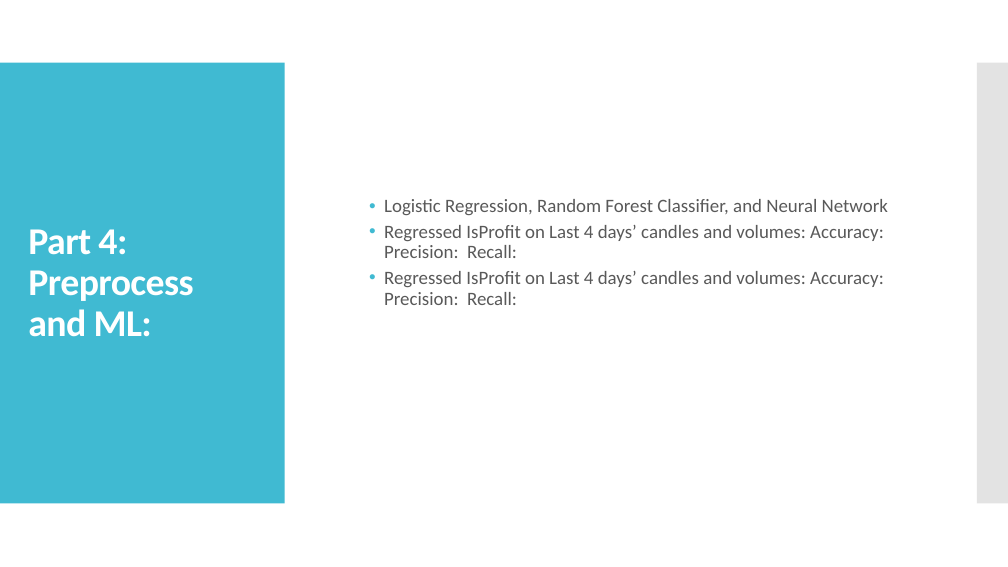
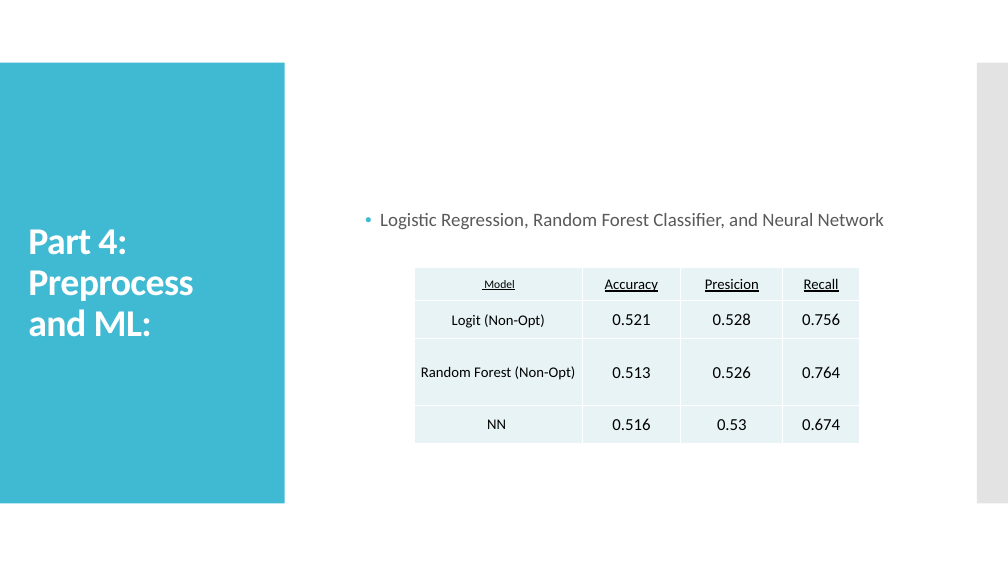
Before and after one commit to suatakbulut/CandleSticks, a slide deck: slide 10 of TDI_CapStone_Suat_Akbulut.pptx. Drawn at 1008x567 pixels with LibreOffice and Linux fonts; fonts in the diff are those of the drawing. Boxes give left, top, right and bottom in pixels: in the first picture for what was removed or moved away, otherwise in the second. Text is boxed around its words. In the diff, an @@ line names an element or a change of style, - is before the commit and + after.

Commit message:
In case I may need a presentation.

```diff
--- a/TDI_CapStone_Suat_Akbulut.pptx
+++ b/TDI_CapStone_Suat_Akbulut.pptx
@@ text "Logistic Regression, Random Forest Classifier, ...": place and size @@
-text "Logistic Regression, Random Forest Classifier, ..." at bbox=[384, 199, 888, 305]
+text "Logistic Regression, Random Forest Classifier, ..." at bbox=[380, 213, 884, 229]
@@ text at bbox=[384, 225, 884, 305]: paragraphs removed @@
-  • Regressed IsProfit on Last 4 days’ candles and volumes: Accuracy: Precision: Recall:
-  • Regressed IsProfit on Last 4 days’ candles and volumes: Accuracy: Precision: Recall:
@@ table added at bbox=[414, 268, 859, 444], 4 rows, 4 columns @@
+Model | Accuracy | Presicion | Recall
+Logit (Non-Opt) | 0.521 | 0.528 | 0.756
+Random Forest (Non-Opt) | 0.513 | 0.526 | 0.764
+NN | 0.516 | 0.53 | 0.674
```
Also in this commit, not shown: 1 other file.
